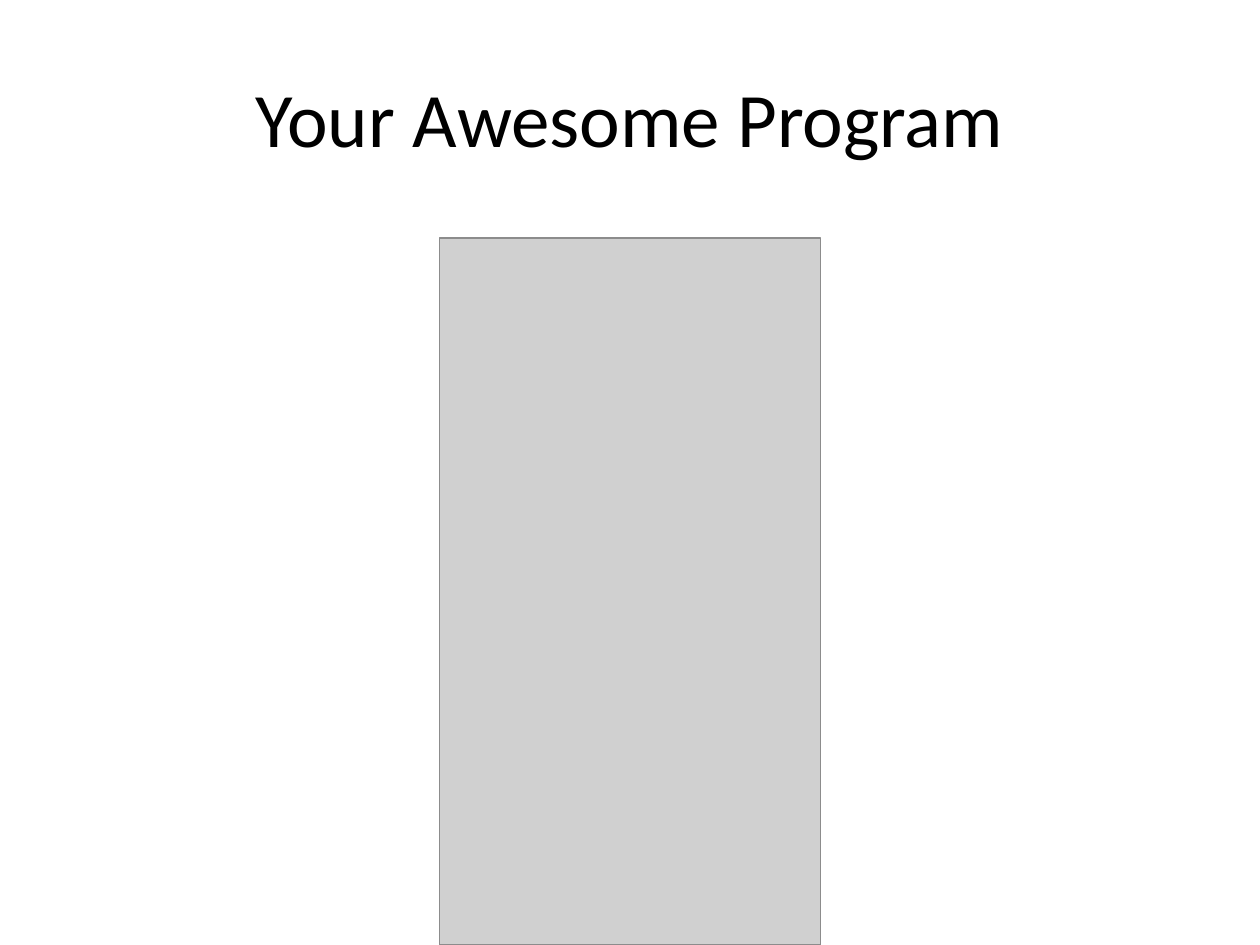
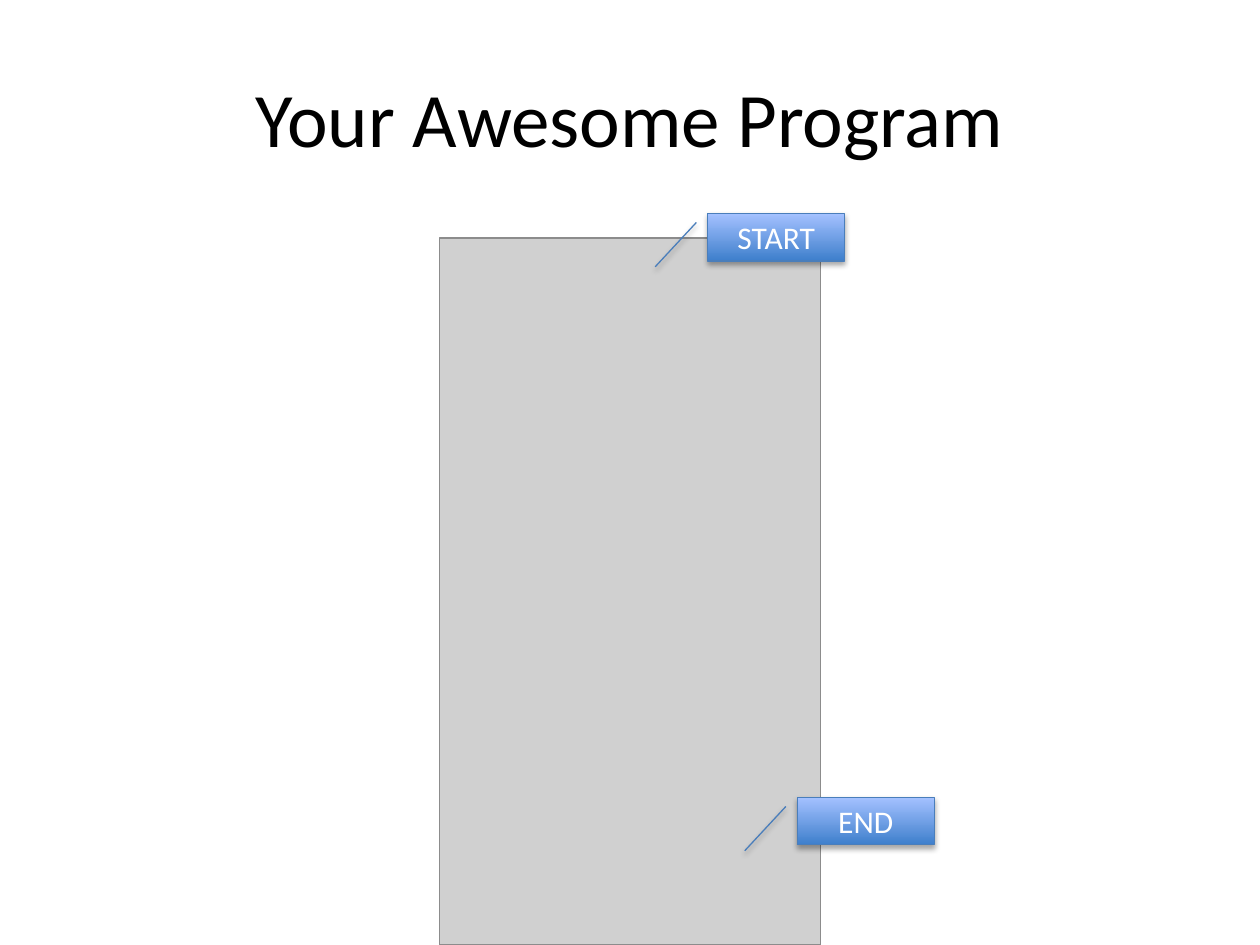
Before and after one commit to xiliax/web-programming-fundamentals, a slide deck: slide 48 of docs/learn-computer-programming.pptx (slide 47 before the commit). Drawn at 1260x945 pixels with LibreOffice and Linux fonts; fonts in the diff are those of the drawing; grey boxes stand for pictures. Boxes give left, top, right and bottom in pixels: in the first picture for what was removed or moved away, otherwise in the second. Text is boxed around its words. In the diff, an @@ line names an element or a change of style, - is before the commit and + after.

```diff
--- a/docs/learn-computer-programming.pptx
+++ b/docs/learn-computer-programming.pptx
@@ border callout added at (708, 214, 845, 261), fill gradient #3F80CE to #A4C4FF, outline #4B7EBC 0.75 pt, 18 pt, text #FFFFFF @@
+START
@@ border callout added at (798, 798, 935, 844), fill gradient #3F80CE to #A4C4FF, outline #4B7EBC 0.75 pt, 18 pt, text #FFFFFF @@
+END
```
Also in this commit, not shown: 2 other slides changed, 5 slides added, 1 other file.
